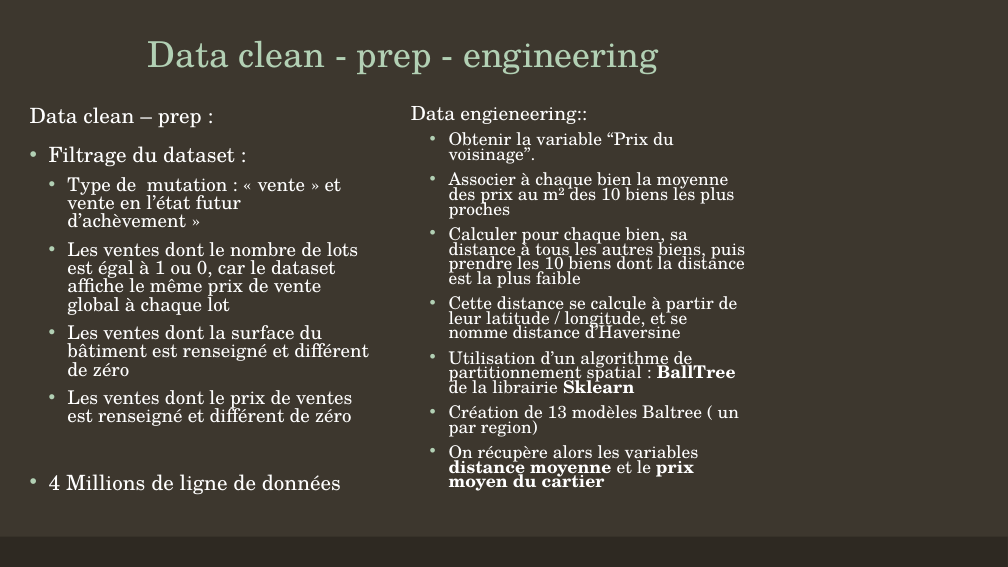
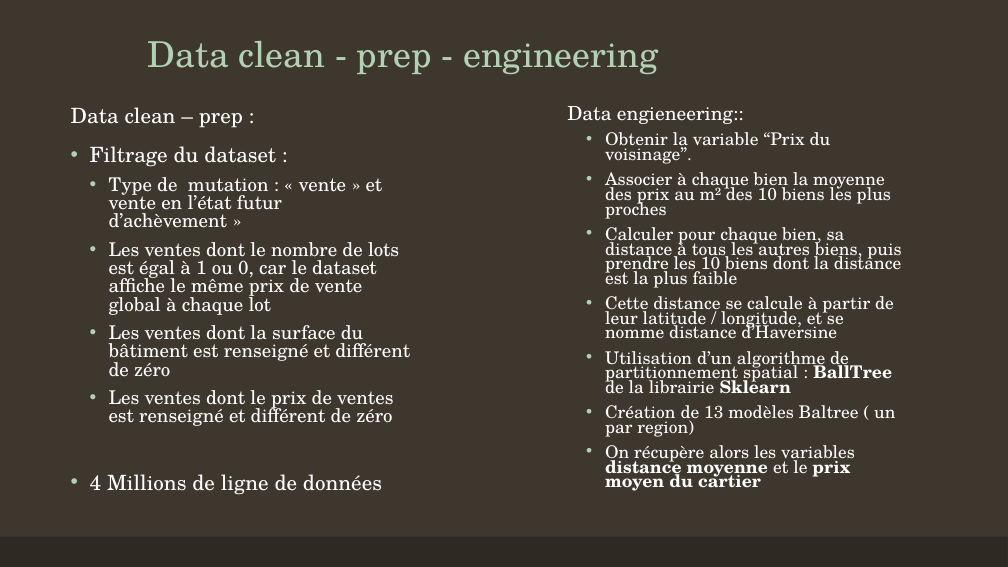
Before and after one commit to natane07/PA-4ESGI, a slide deck: slide 6 of PPT/MyImmo - Seance 3.pptx. Drawn at 1008x567 pixels with LibreOffice and Linux fonts; fonts in the diff are those of the drawing. Boxes give left, top, right and bottom in pixels: in the first picture for what was removed or moved away, otherwise in the second. Text is boxed around its words. In the diff, an @@ line names an element or a change of style, - is before the commit and + after.

```diff
--- a/PPT/MyImmo - Seance 3.pptx
+++ b/PPT/MyImmo - Seance 3.pptx
@@ text "Data clean – prep :": place and size @@
-text "Data clean – prep :" at bbox=[30, 107, 369, 495]
+text "Data clean – prep :" at bbox=[71, 107, 410, 495]
@@ text "Data engieneering::": place and size @@
-text "Data engieneering::" at bbox=[411, 106, 745, 491]
+text "Data engieneering::" at bbox=[567, 106, 901, 491]
```
Also in this commit, not shown: 2 other slides changed.
